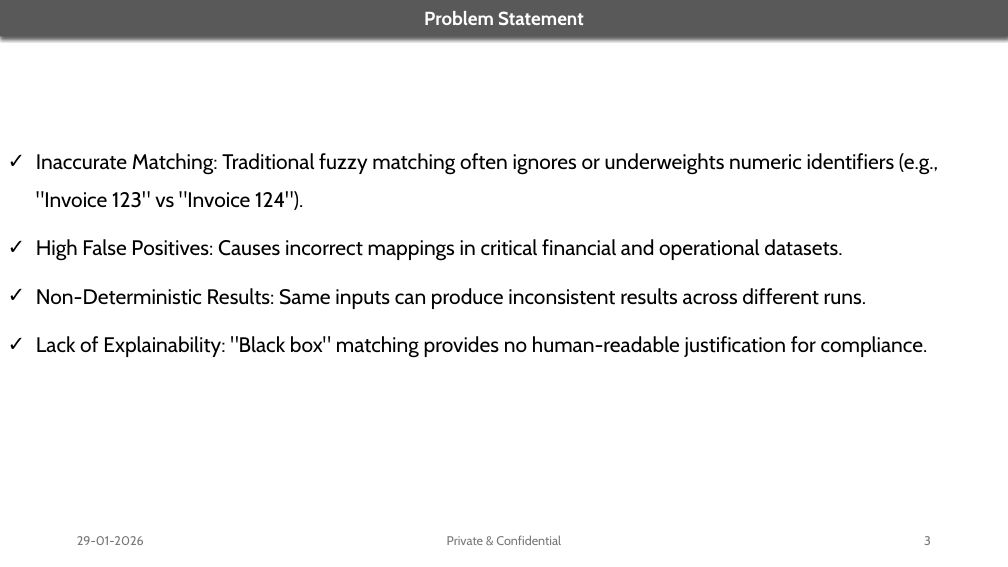
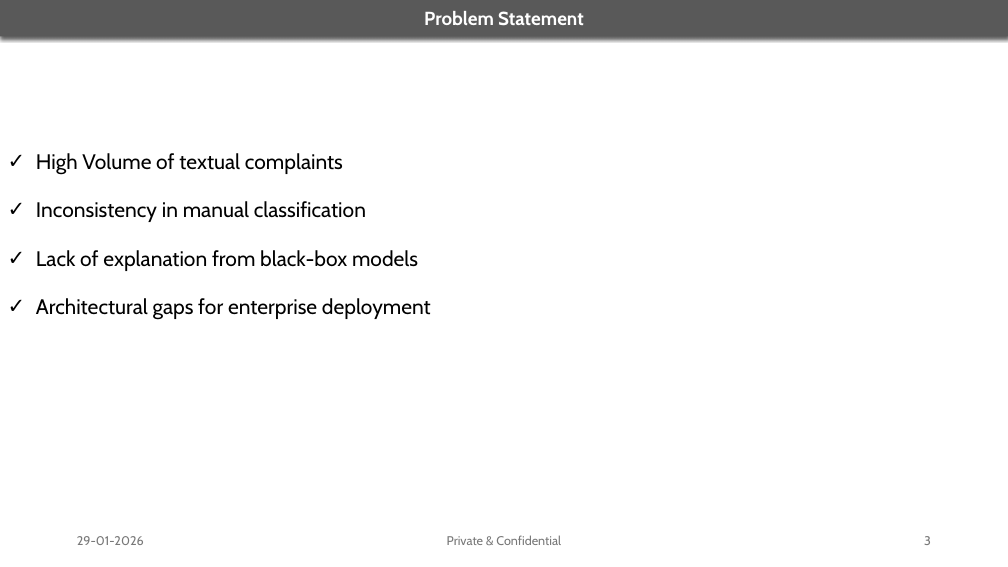
Before and after one commit to Bhanu-Koppadi/consumer-complaints-ml-genai-ntier, a slide deck: slide 3 of docs/reviews/InitialReview.pptx. Drawn at 1008x567 pixels with LibreOffice and Linux fonts; fonts in the diff are those of the drawing. Boxes give left, top, right and bottom in pixels: in the first picture for what was removed or moved away, otherwise in the second. Text is boxed around its words. In the diff, an @@ line names an element or a change of style, - is before the commit and + after.

```diff
--- a/docs/reviews/InitialReview.pptx
+++ b/docs/reviews/InitialReview.pptx
@@ text at <box>36,153,431,320</box>: text changed @@
-✓ Inaccurate Matching: Traditional fuzzy matching often ignores or underweights numeric identifiers (e.g., "Invoice 123" vs "Invoice 124").
-✓ High False Positives: Causes incorrect mappings in critical financial and operational datasets.
-✓ Non-Deterministic Results: Same inputs can produce inconsistent results across different runs.
-✓ Lack of Explainability: "Black box" matching provides no human-readable justification for compliance.
+✓ High Volume of textual complaints
+✓ Inconsistency in manual classification
+✓ Lack of explanation from black-box models
+✓ Architectural gaps for enterprise deployment
```
Also in this commit, not shown: 9 other slides changed, 1 other file.
